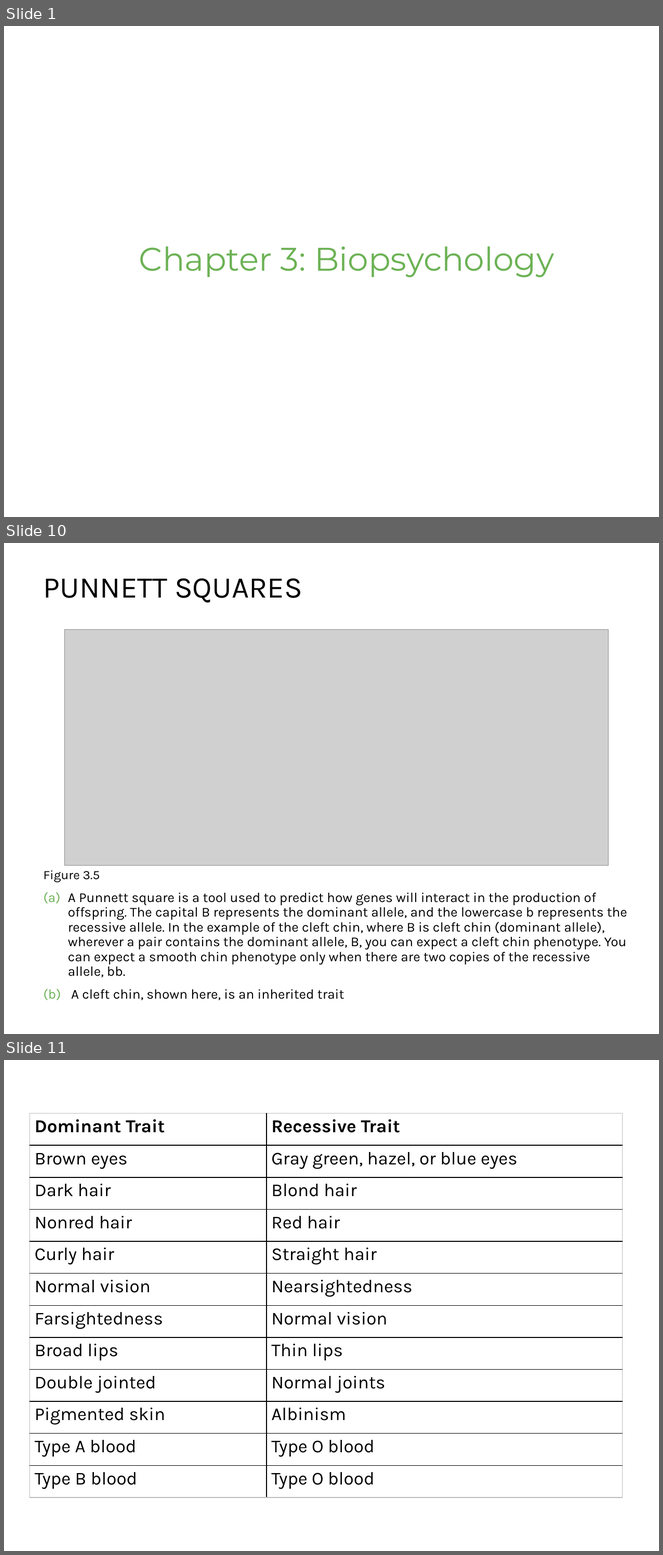
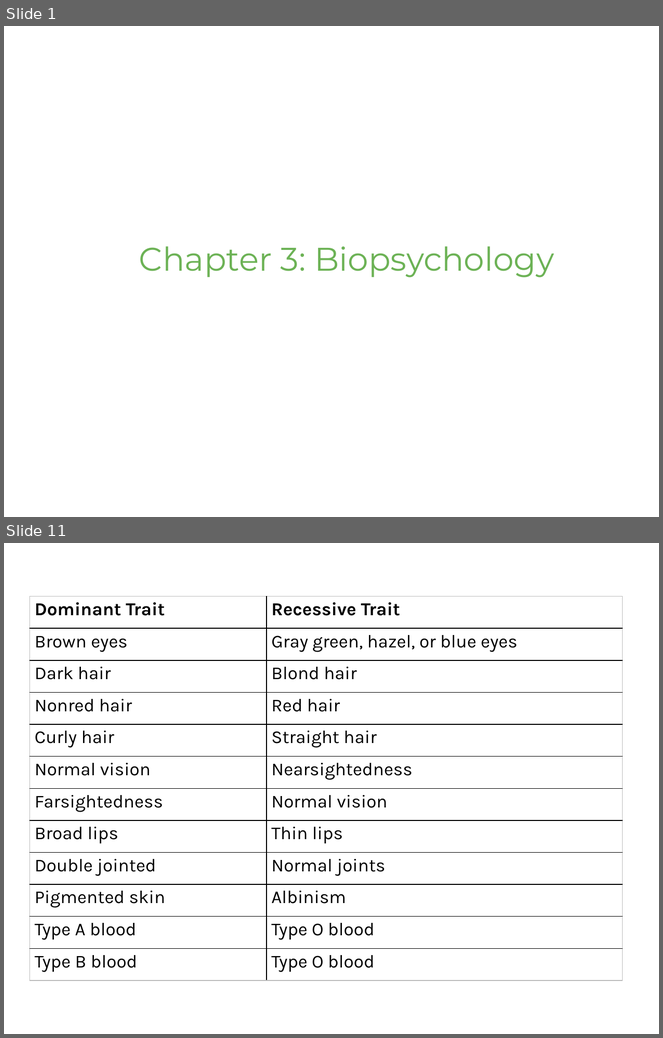
Before and after one commit to npm27/Teaching-Materials, a slide deck: Gen Psych II/Slides/3 Biopsychology.pptx. Shown one above the other, each under a label of ours: slides 1, 10 and 11 before the commit, slides 1 and 11 after it; the slides between them are not shown. The pictures are 663x1555 and 663x1038 pixels, drawn with LibreOffice and Linux fonts; fonts in the diff are those of the drawing; grey boxes stand for pictures. Boxes give left, top, right and bottom in pixels: in the first picture for what was removed or moved away, otherwise in the second. Text is boxed around its words. In the diff, an @@ line names an element or a change of style, - is before the commit and + after.

```diff
--- a/Gen Psych II/Slides/3 Biopsychology.pptx
+++ b/Gen Psych II/Slides/3 Biopsychology.pptx
@@ slide 10 removed at (4,543,659,1034), background #FFFFFF @@
@@ title removed at (44,578,302,603) @@
-PUNNETT SQUARES
@@ picture removed at (64,629,608,865) @@
@@ text removed at (44,871,627,1001) @@
-Figure 3.5
-(a) A Punnett square is a tool used to predict how genes will interact in the production of offspring. The capital B represents the dominant allele, and the lowercase b represents the recessive allele. In the example of the cleft chin, where B is cleft chin (dominant allele), wherever a pair contains the dominant allele, B, you can expect a cleft chin phenotype. You can expect a smooth chin phenotype only when there are two copies of the recessive allele, bb.
-(b) A cleft chin, shown here, is an inherited trait
```
Also in this commit, not shown: 21 slides changed, 5 slides added, 3 other files.
